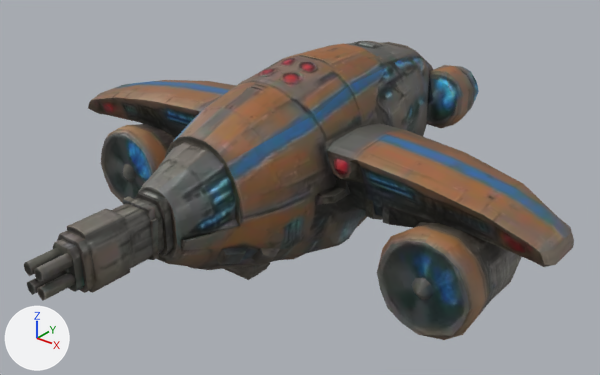
The glTF model public/models/coleoptere-meshy.glb, before and after one commit.
The view is the same before and after, from a camera (50 mm lens) standing at (1.131, -1.334, 1.03) and looking at (0.052, 0.016, 0.194). The lights are fixed; the arrows at lower left show +X, +Y and +Z. The first picture is the older version. Where no turn or scale is listed for an object, it has been applied to the vertices. Vertices at exactly the same position are counted once.
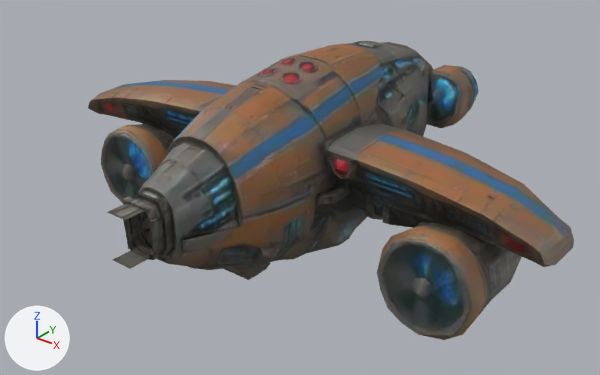
Where the newer file only moved an object's origin or applied its transform, the numbers keep the older frame.

What changed in the scene script:
```text
Change me_mesh_0:
    used by ob_mesh; location = (0.0, 0.0, 0.235)
    remove me_mesh_0.from_pydata(...)  # 1344 vertices, 2684 faces; spans x -0.67..0.67, y -0.659..0.659, z -0.235..0.235
    add me_mesh_0.from_pydata(...)  # 1202 vertices, 2386 faces; spans x -0.67..0.67, y -0.472..0.659, z -0.235..0.235
    me_mesh_0 part 1
    142 vertices are removed from x -0.048..0.048, y -0.659..-0.439, z -0.045..0.081
    298 faces are deleted
```

Changed parts and their boxes (x1, y1, x2, y2) in the pictures (600 x 375 px):
'Mesh', reshaped (12% narrower)
    before: (24, 41, 574, 340)
    after: (88, 41, 574, 340)
part 1 of me_mesh_0, deleted
    before: (24, 208, 153, 301)
